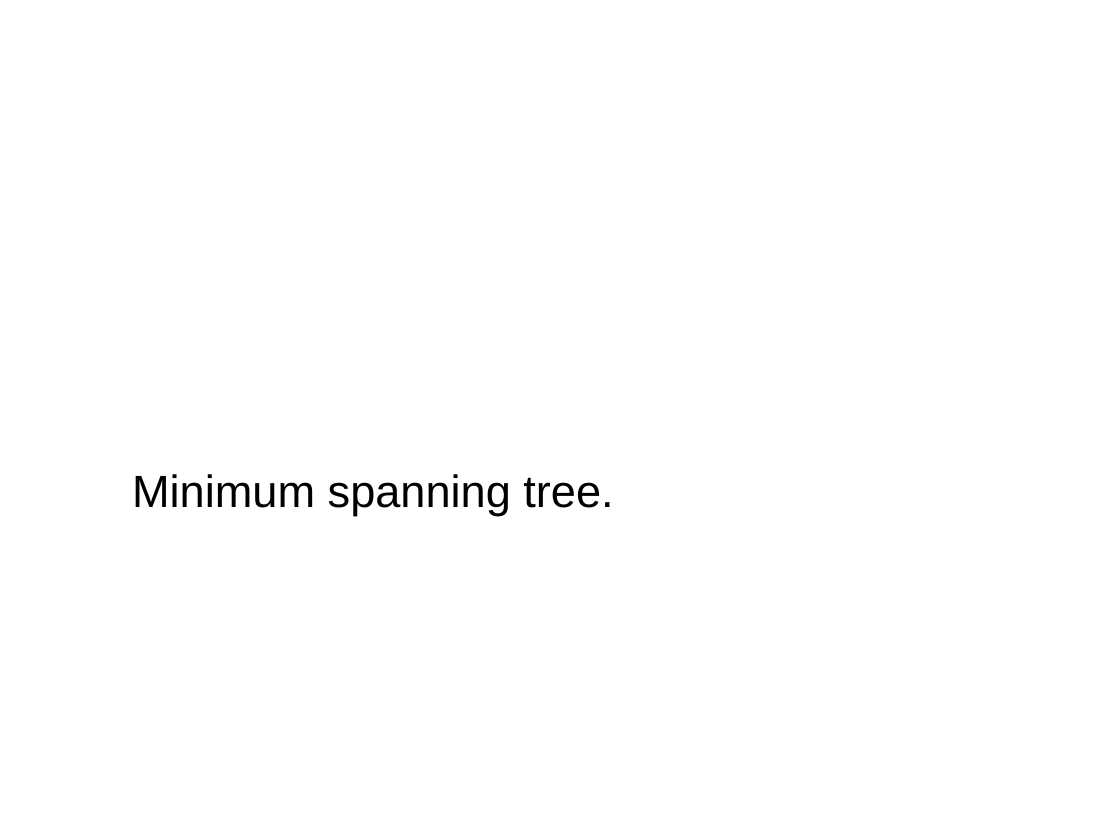
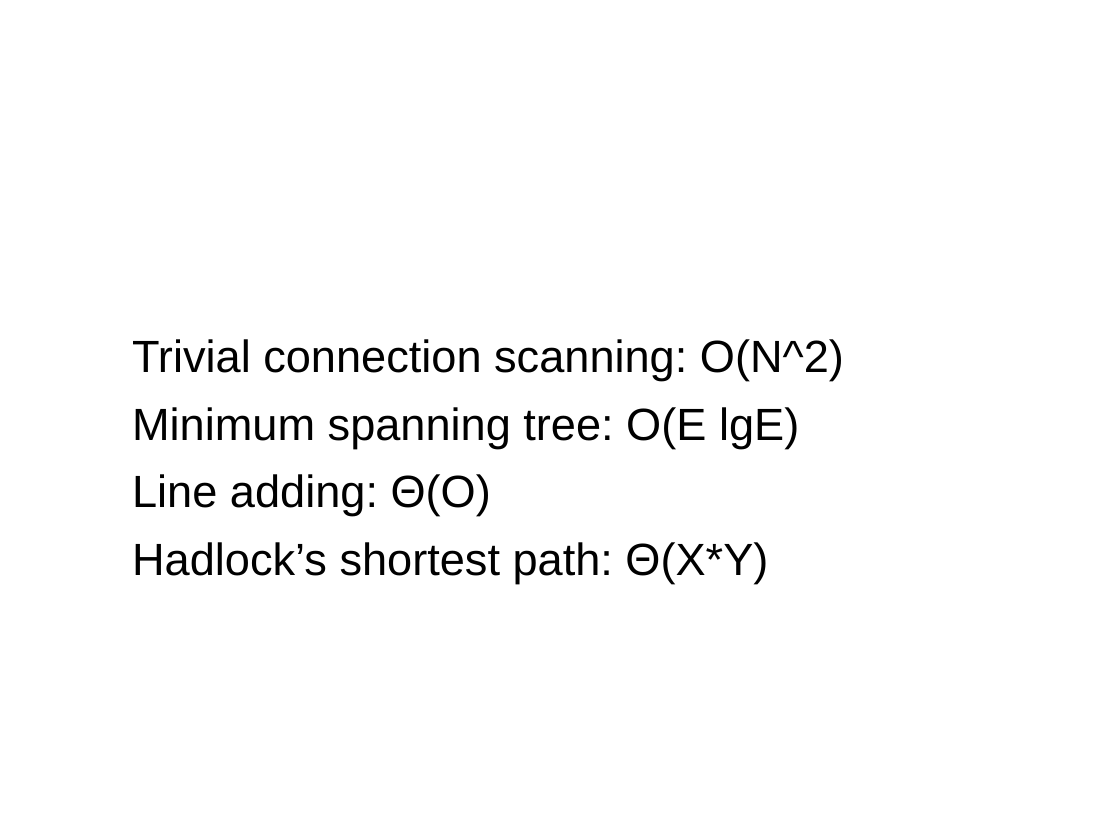
Before and after one commit to lee30sonia/NTUEE_Harmony, a slide deck: slide 10 of class presentation.odp (slide 6 before the commit). Drawn at 1120x840 pixels with LibreOffice and Linux fonts; fonts in the diff are those of the drawing; background and template pictures are left out. Boxes give left, top, right and bottom in pixels: in the first picture for what was removed or moved away, otherwise in the second. Text is boxed around its words. In the diff, an @@ line names an element or a change of style, - is before the commit and + after.

Commit message:
slides edit

```diff
--- a/class presentation.odp
+++ b/class presentation.odp
@@ subtitle at box(132, 339, 844, 584): text changed @@
-Minimum spanning tree.
+Trivial connection scanning: O(N^2)
+Minimum spanning tree: O(E lgE)
+Line adding: Θ(O)
+Hadlock’s shortest path: Θ(X*Y)
```
Also in this commit, not shown: 1 other slide changed, 4 slides added, 3 slides removed.
